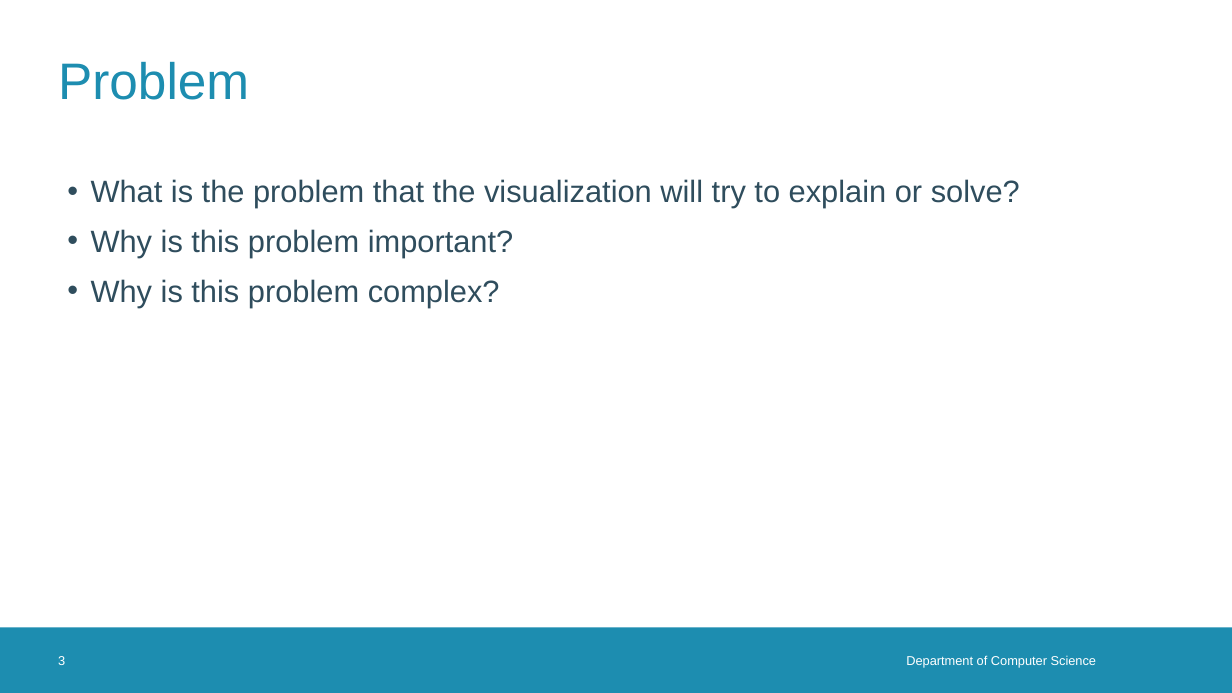
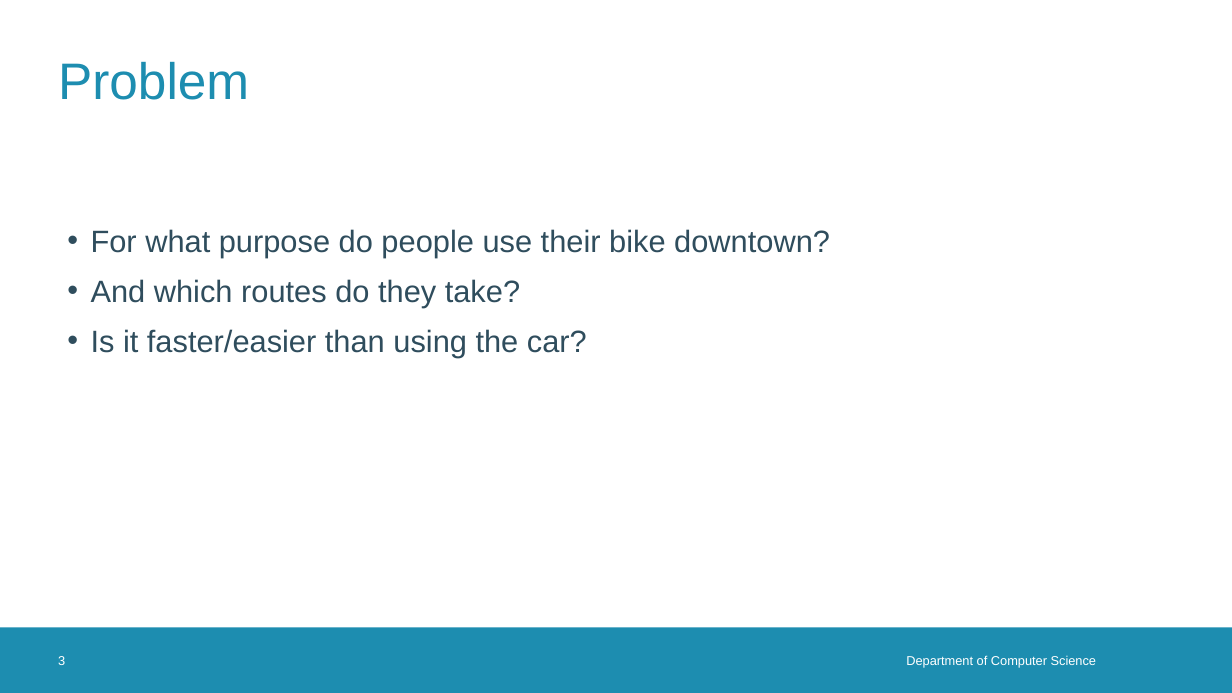
Before and after one commit to MidasLamb/IV, a slide deck: slide 3 of Presentations/infovis intermediate presentation.pptx. Drawn at 1232x693 pixels with LibreOffice and Linux fonts; fonts in the diff are those of the drawing; background and template pictures are left out. Boxes give left, top, right and bottom in pixels: in the first picture for what was removed or moved away, otherwise in the second. Text is boxed around its words. In the diff, an @@ line names an element or a change of style, - is before the commit and + after.

```diff
--- a/Presentations/infovis intermediate presentation.pptx
+++ b/Presentations/infovis intermediate presentation.pptx
@@ text at (x1=91, y1=229, x2=830, y2=357): text changed @@
-• What is the problem that the visualization will try to explain or solve?
-• Why is this problem important?
-• Why is this problem complex?
+• For what purpose do people use their bike downtown?
+• And which routes do they take?
+• Is it faster/easier than using the car?
```
Also in this commit, not shown: 4 other slides changed, 2 slides added.
